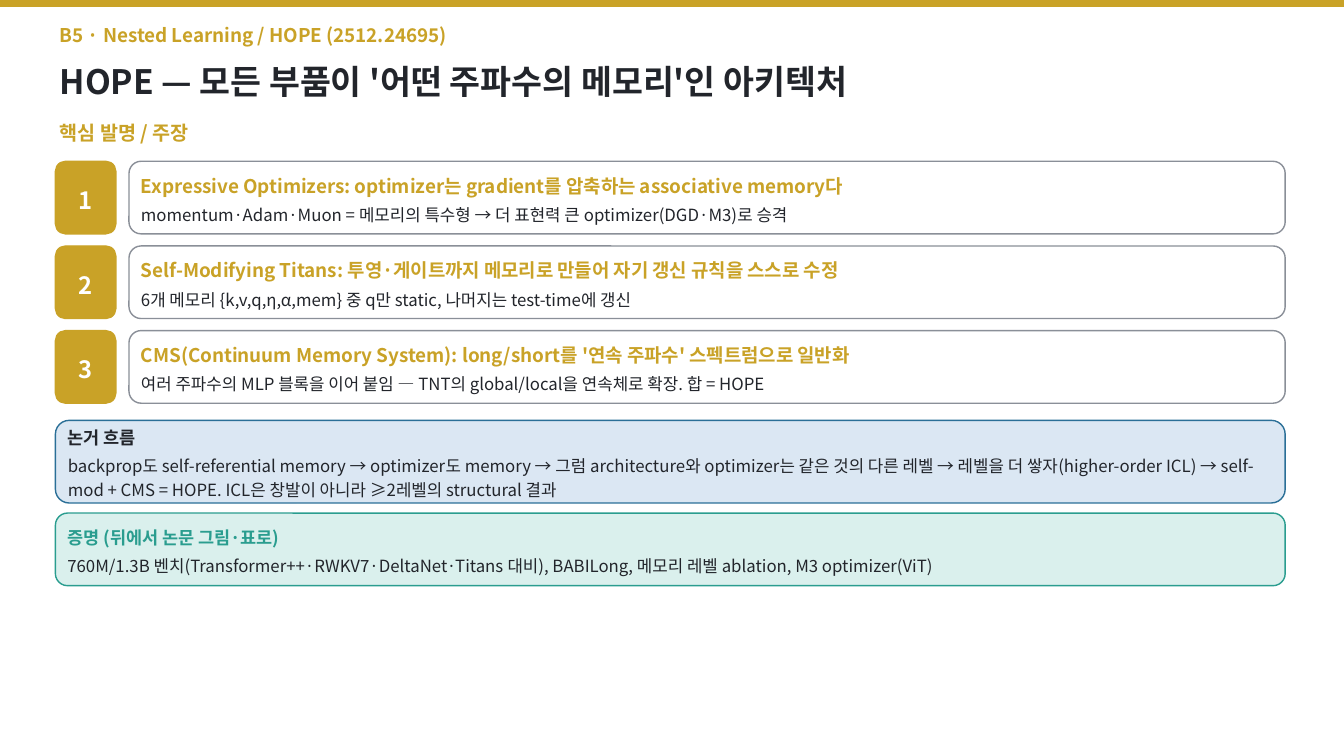
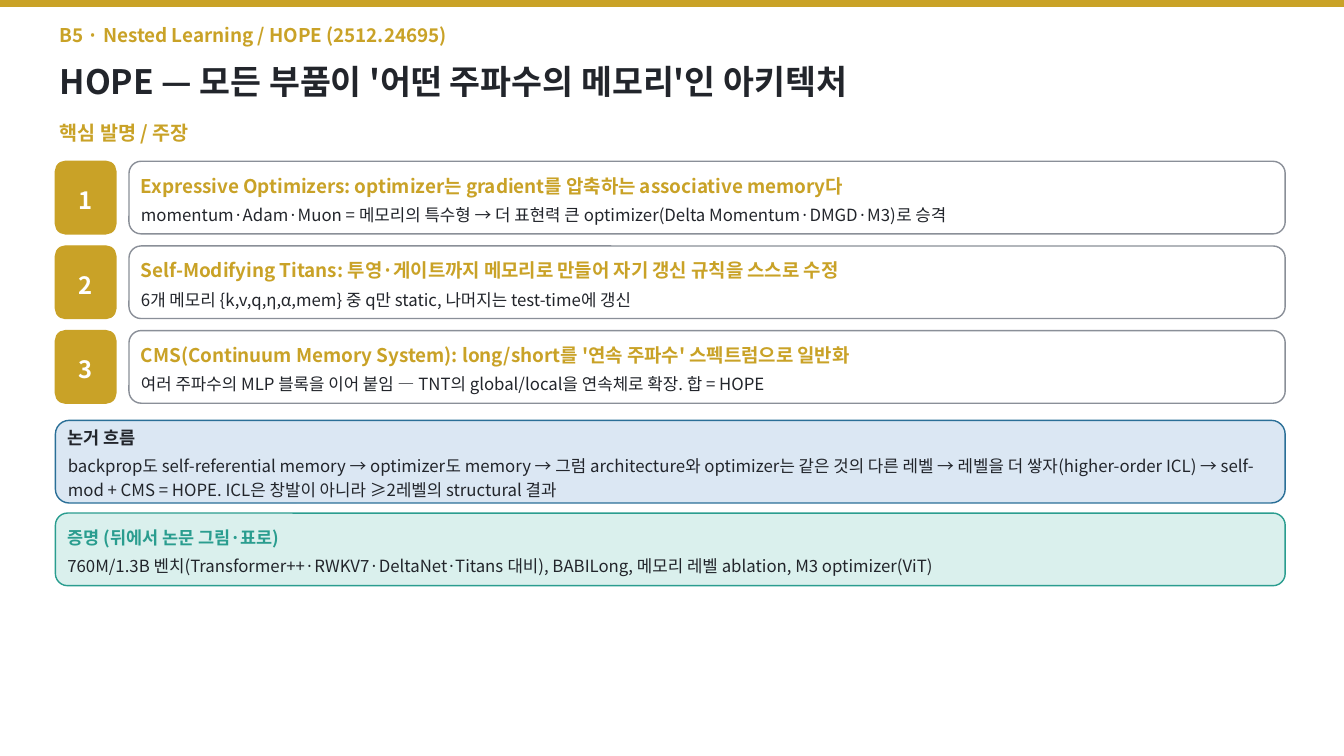
Before and after one commit to jimmylegendary/neural-memory-study, a slide deck: slide 57 of seminar/TTT-seminar.pptx. Drawn at 1344x756 pixels with LibreOffice and Linux fonts; fonts in the diff are those of the drawing. Boxes give left, top, right and bottom in pixels: in the first picture for what was removed or moved away, otherwise in the second. Text is boxed around its words. In the diff, an @@ line names an element or a change of style, - is before the commit and + after.

```diff
--- a/seminar/TTT-seminar.pptx
+++ b/seminar/TTT-seminar.pptx
@@ text in rounded rectangle at (141,207,946,225): text changed @@
-momentum·Adam·Muon = 메모리의 특수형 → 더 표현력 큰 optimizer(DGD·M3)로 승격
+momentum·Adam·Muon = 메모리의 특수형 → 더 표현력 큰 optimizer(Delta Momentum·DMGD·M3)로 승격
```
Also in this commit, not shown: 2 other slides changed, 6 slides added, 2 other files.
